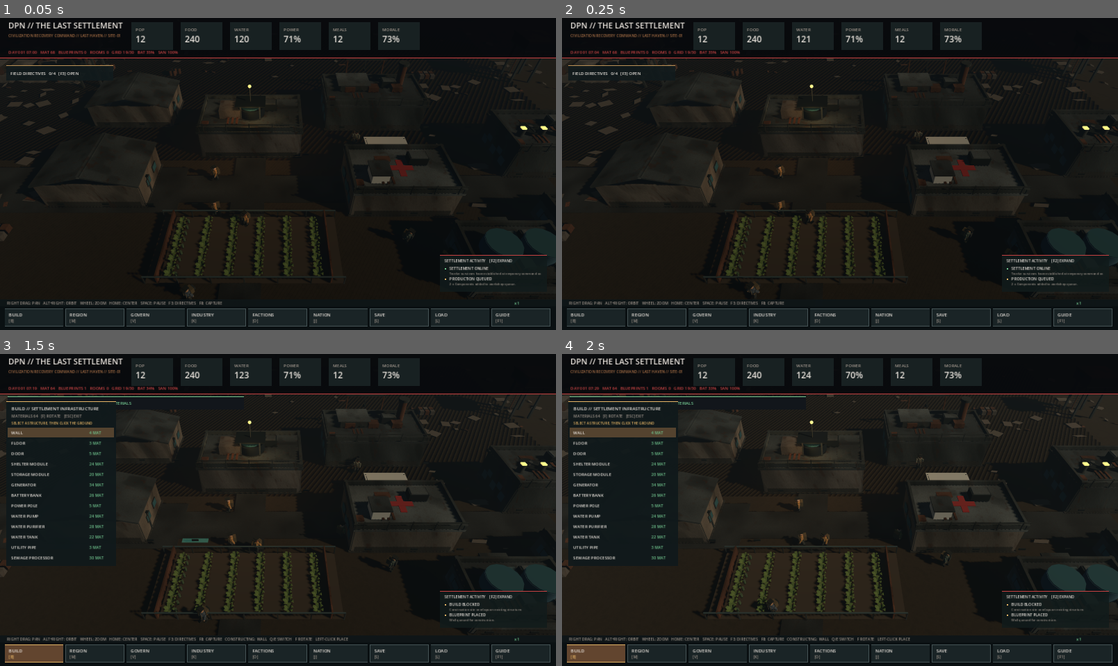
Above: before the commit, frames 1-4 (two rows, left to right).
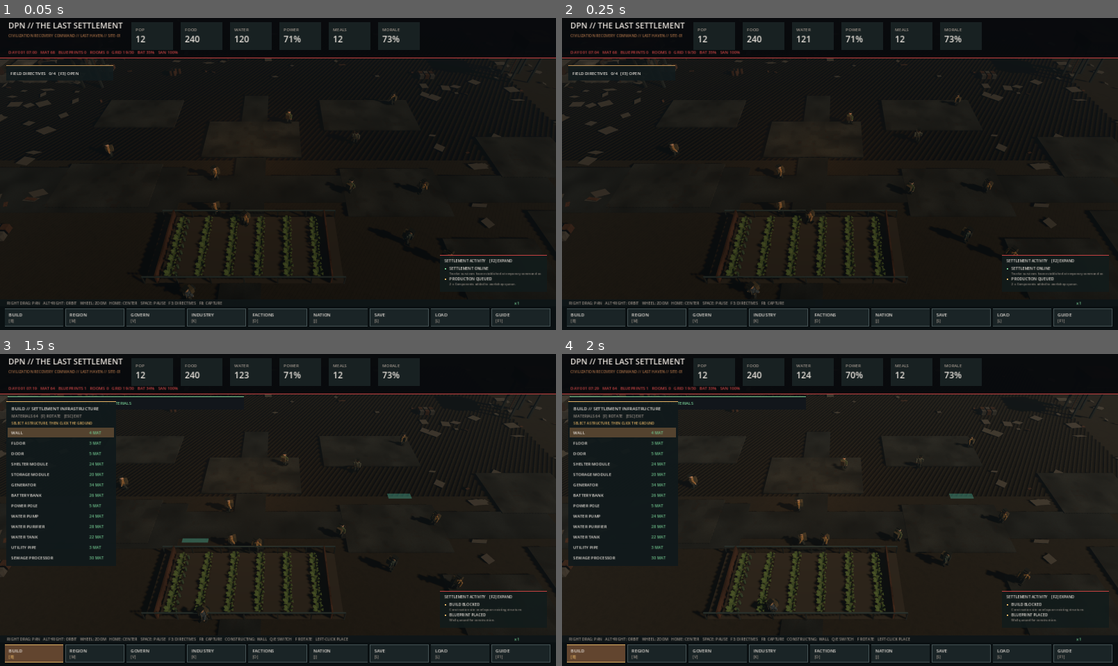
Above: after the commit, the same moments.

Repository: DPN-Technology/The-Last-Settlement
Game: Godot game, scene res://src/Main.tscn
The game is run twice, just before and just after one commit, with the same random seed, the same clock (stepped at 60 frames per second) and the same inputs.
Inputs (mouse positions are in pixels of both pictures, inside the frame that each line leads up to):
- Up to frame 1 (0.05 s): no input
- Up to frame 2 (0.25 s): no input
- Up to frame 3 (1.5 s): tap Enter at 0.5 s; move the mouse to (400, 494) at 0.52 s; hold Right 0.53-1.25 s; tap B at 0.6 s; click (400, 494) at 0.67 s; tap Space at 0.77, 1.25 s; drag from (166, 525) to (250, 572) at 1.27 s
- Up to frame 4 (2 s): no input

The runs differ from the first frame. In frame 1, 1.6% of the frame differs, in the area x 5-100%, y 13-80%; in frame 2, 1.7%; in frame 3, 2.3%; in frame 4, 2.6%, in the area x 20-100%, y 14-80%.
Error after the commit: Parse Error: Cannot infer the type of "z" variable because the value doesn't have a set type. (res://src/settlement_architecture_3d.gd:89)

Commit message:
feat(3d): solid steeper gabled shelter roofs with gutters, sheet seams and weathered patches

Diff:
--- a/src/settlement_architecture_3d.gd
+++ b/src/settlement_architecture_3d.gd
@@ -67,18 +67,44 @@
 		_flat_service_roof(group,size,height,kind,mats)
 
 static func _pitched_shelter_roof(group: Node3D, size: Vector2, height: float, mats: Dictionary) -> void:
-	var half := size.x*0.5
-	var ridge := 1.55
-	var pitch := atan2(ridge,half)
-	var sloped_span := sqrt(half*half+ridge*ridge)+0.55
-	for sign in [-1.0,1.0]:
-		var panel := box(group,"PitchedHousingRoof",Vector3(sign*half*0.5,height+0.24+ridge*0.5,0),Vector3(sloped_span,0.22,size.y+0.95),mats["roof"])
-		panel.rotation.z = -sign*pitch
+	# Real gabled shelter silhouette: significantly steeper than the initial
+	# prototype and without box-shaped machinery obscuring the roof pitch.
+	var half := size.x * 0.5
+	var ridge := 2.65
+	var pitch := atan2(ridge, half)
+	var sloped_span := sqrt(half * half + ridge * ridge) + 0.45
+	for side in [-1.0, 1.0]:
+		var panel := box(group, "PitchedHousingRoof", Vector3(side*half*0.5,height+0.32+ridge*0.5,0),Vector3(sloped_span,0.17,size.y+0.95),mats["roof"])
+		panel.rotation.z = -side*pitch
+		# Long corrosion-resistant ridge-to-eave seam near each side of roof.
+		var seam := box(group, "RoofStandingSeam", Vector3(side*half*0.47,height+0.39+ridge*0.53,0),Vector3(0.075,0.10,size.y+0.98),mats["steel"])
+		seam.rotation.z = -side*pitch
+		var gutter := box(group, "EaveRainGutter", Vector3(side*(half+0.23),height+0.19,0),Vector3(0.27,0.22,size.y+1.12),mats["rust"])
+		gutter.rotation.z = 0.0
+	# Fill the triangular exposed gables with physically lit, weathered walls.
+	# A roof only made from two floating planes did not look like an actual hut.
+	var gable := SurfaceTool.new()
+	gable.begin(Mesh.PRIMITIVE_TRIANGLES)
+	for side in [-1.0, 1.0]:
+		var z := side * size.y * 0.5
+		var left := Vector3(-half,height+0.23,z)
+		var right := Vector3(half,height+0.23,z)
+		var apex := Vector3(0,height+ridge+0.23,z)
+		var triangle: Array[Vector3] = [left,apex,right] if side < 0.0 else [left,right,apex]
+		for vertex in triangle:
+			gable.set_uv(Vector2((vertex.x+half)/maxf(1.0,size.x),(vertex.y-height)/maxf(1.0,ridge)))
+			gable.add_vertex(vertex)
+	gable.generate_normals()
+	var gable_visual := MeshInstance3D.new()
+	gable_visual.name = "ShelterGableEndWalls"
+	gable_visual.mesh = gable.commit()
+	gable_visual.material_override = mats["wall"]
+	group.add_child(gable_visual)
+	box(group,"CappedRidge",Vector3(0,height+ridge+0.29,0),Vector3(0.24,0.20,size.y+1.10),mats["rooflight"])
+	# Damaged sheet-metal patch panels sit flush to slope, not floating cubes.
 	for side in [-1.0,1.0]:
-		box(group,"RidgeRoofEndTrim",Vector3(0,height+ridge+0.23,side*(size.y*0.5+0.43)),Vector3(0.24,0.18,0.12),mats["steel"])
-	box(group,"CappedRidge",Vector3(0,height+ridge+0.25,0),Vector3(0.3,0.18,size.y+1.1),mats["rooflight"])
-	for sign in [-1.0,1.0]:
-		box(group,"WeatheredShutter",Vector3(sign*(half*0.5),height+0.43, -size.y*0.20),Vector3(1.15,0.12,1.55),mats["rust"])
+		var patch := box(group,"WeatheredRoofPatch",Vector3(side*half*0.53,height+0.42+ridge*0.47,-size.y*0.17),Vector3(1.8,0.045,1.45),mats["rust"])
+		patch.rotation.z = -side*pitch
 
 static func _clinic_roof(group: Node3D, size: Vector2, height: float, mats: Dictionary) -> void:
 	box(group,"ClinicRoof",Vector3(0,height+0.25,0),Vector3(size.x+0.5,0.33,size.y+0.5),mats["rooflight"])
